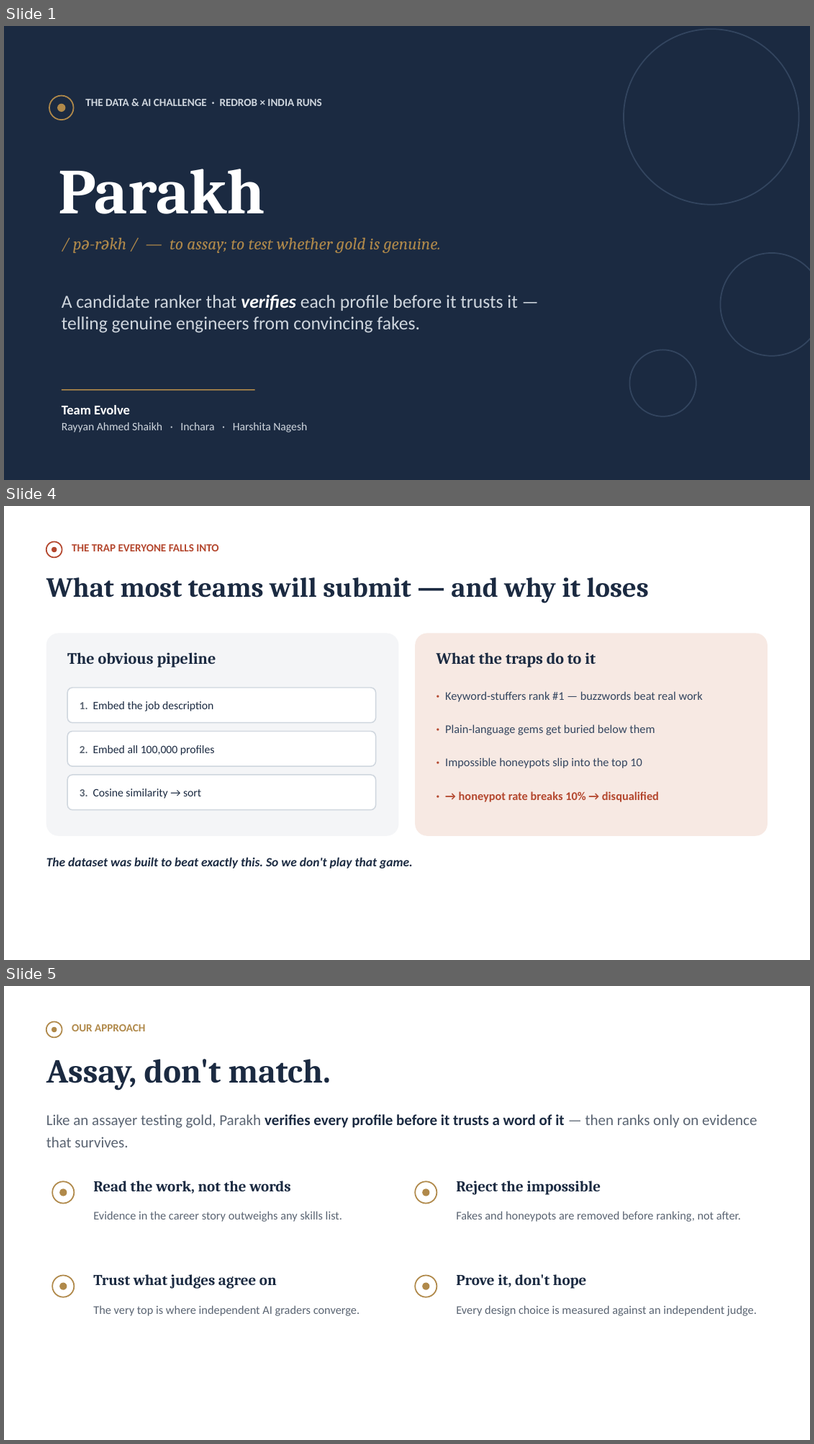
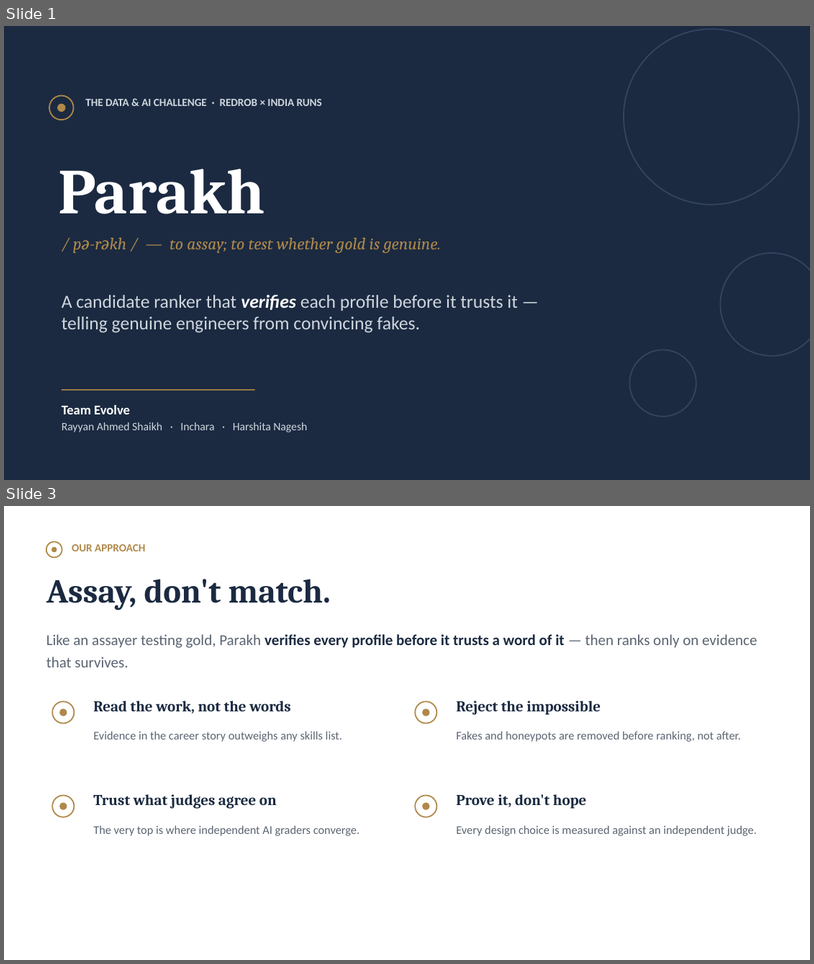
Before and after one commit to TheClazer/parakh, a slide deck: deck/parakh_deck.pptx. Shown one above the other, each under a label of ours: slides 1, 4 and 5 before the commit, slides 1 and 3 after it; the slides between them are not shown. The pictures are 814x1444 and 814x964 pixels, drawn with LibreOffice and Linux fonts; fonts in the diff are those of the drawing. Boxes give left, top, right and bottom in pixels: in the first picture for what was removed or moved away, otherwise in the second. Text is boxed around its words. In the diff, an @@ line names an element or a change of style, - is before the commit and + after.

```diff
--- a/deck/parakh_deck.pptx
+++ b/deck/parakh_deck.pptx
@@ slide 4 removed at bbox=[4, 506, 810, 960], background #FFFFFF @@
@@ ellipse removed at bbox=[46, 542, 62, 557] @@
@@ ellipse removed at bbox=[52, 547, 57, 553] @@
@@ text removed at bbox=[72, 544, 219, 551] @@
-THE TRAP EVERYONE FALLS INTO
@@ text removed at bbox=[46, 577, 649, 603] @@
-What most teams will submit — and why it loses
@@ rounded rectangle removed at bbox=[46, 633, 399, 836] @@
@@ rounded rectangle removed at bbox=[415, 633, 768, 836] @@
@@ text removed at bbox=[67, 652, 216, 667] @@
-The obvious pipeline
@@ text removed at bbox=[437, 652, 596, 667] @@
-What the traps do to it
@@ rounded rectangle removed at bbox=[67, 687, 376, 723] @@
@@ text removed at bbox=[445, 691, 703, 702] @@
-· Keyword-stuffers rank #1 — buzzwords beat real work
@@ text removed at bbox=[80, 701, 214, 711] @@
-1. Embed the job description
@@ rounded rectangle removed at bbox=[67, 731, 376, 766] @@
@@ text removed at bbox=[445, 724, 655, 735] @@
-· Plain-language gems get buried below them
@@ text removed at bbox=[80, 745, 215, 755] @@
-2. Embed all 100,000 profiles
@@ text removed at bbox=[445, 757, 643, 768] @@
-· Impossible honeypots slip into the top 10
@@ rounded rectangle removed at bbox=[67, 775, 376, 810] @@
@@ text removed at bbox=[80, 788, 201, 798] @@
-3. Cosine similarity → sort
@@ text removed at bbox=[459, 791, 659, 802] @@
-· → honeypot rate breaks 10% → disqualified
@@ text removed at bbox=[46, 857, 413, 868] @@
-The dataset was built to beat exactly this. So we don't play that game.
@@ what was slide 5 is now slide 3 @@
```
Also in this commit, not shown: 1 slide changed, 1 other slide removed, 2 other files.
